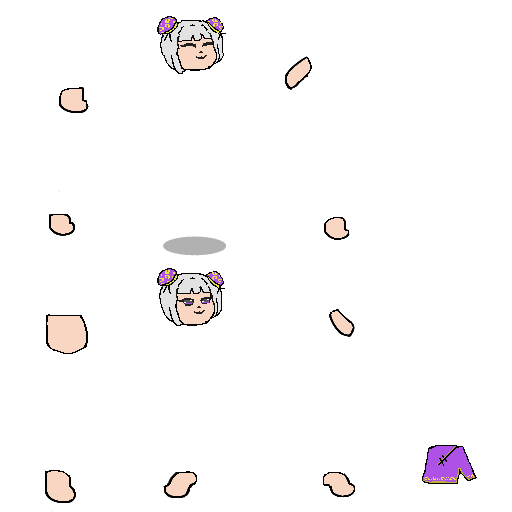
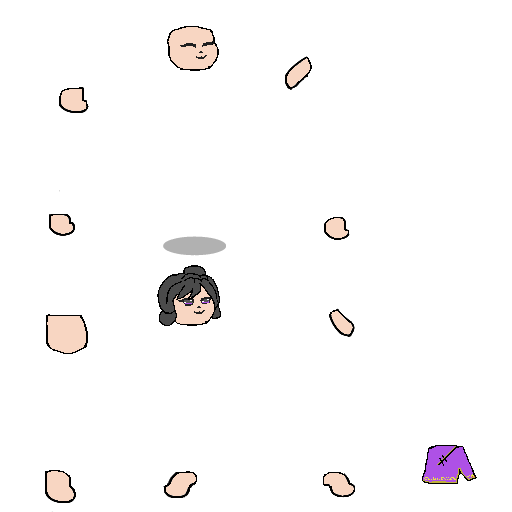
Comparing the layer stacks of the two 512px x 512px images. Changes:
added layer "LHair" above "UFace" over [157, 265, 221, 326]
painted on "fill" (1st of 3) over [168, 311, 173, 318]
painted on "lineart" over [167, 310, 173, 319]
moved "Uhair" into group "Folder 2" over [157, 16, 226, 74]
hid "Lhair", moved it into group "Folder 2" over [157, 268, 225, 326]
hid "hair accessories", moved it into group "Folder 2" over [159, 17, 223, 284]
